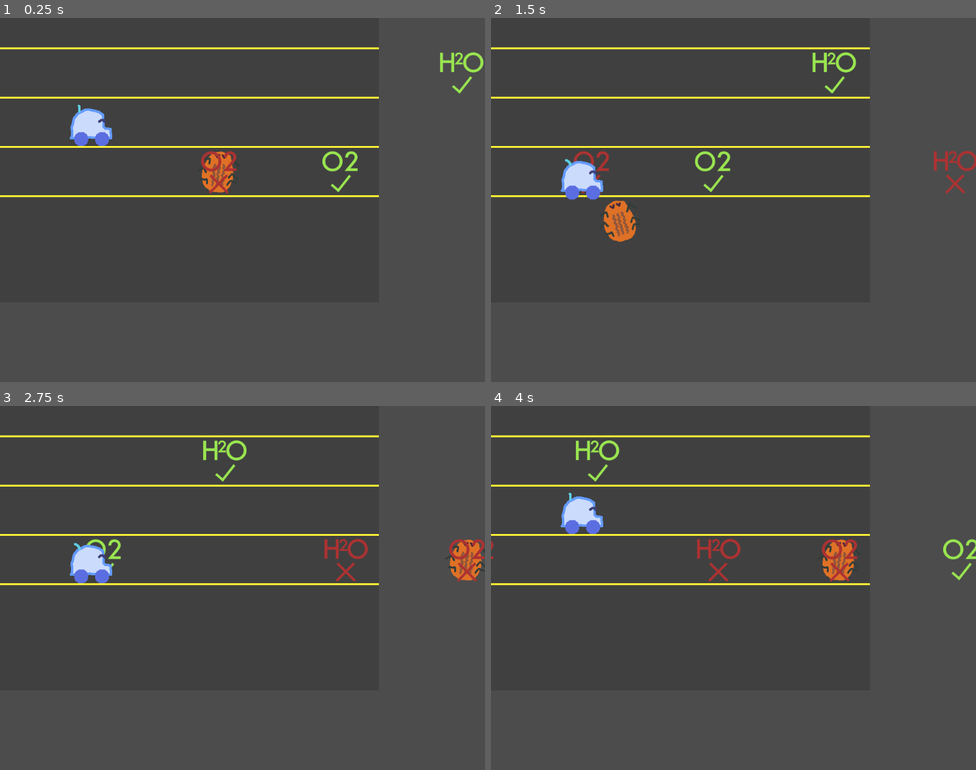
Above: before the commit, frames 1-4 (two rows, left to right).
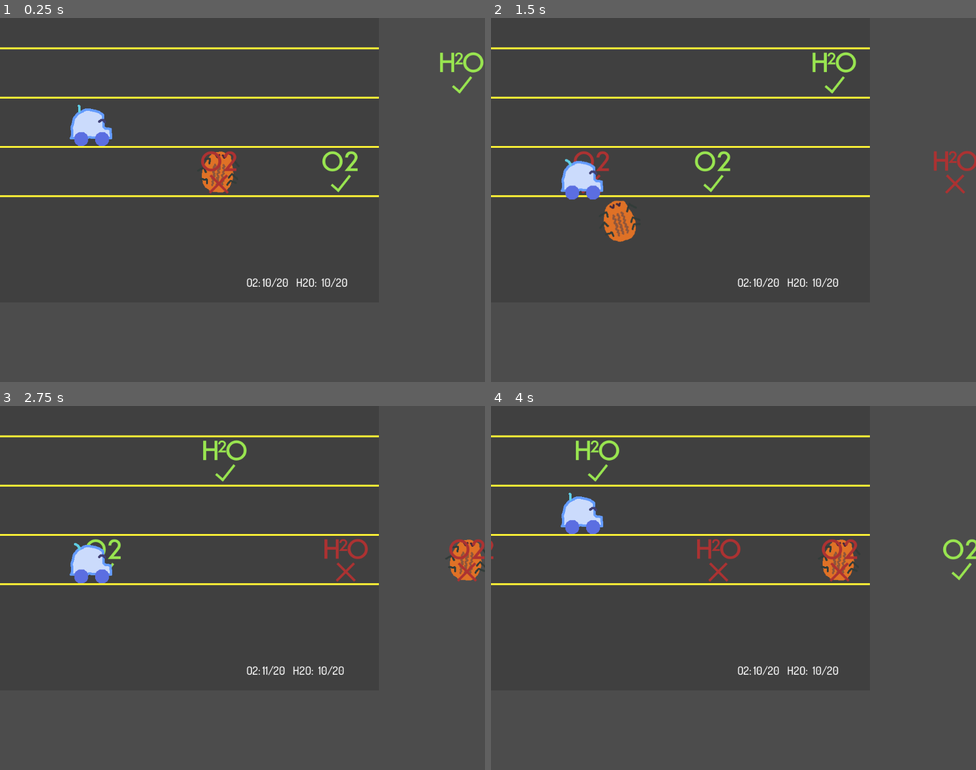
Above: after the commit, the same moments.

Repository: broquaint/eggjam20
Game: Godot game, scene res://scenes/CheckLifeSystems.tscn
Same seed, same stepped clock (60 frames per second), same inputs: the game is played once before the commit and once after it. This scene is started directly instead of the project's main scene.
Inputs:
- Up to frame 1 (0.25 s): no input
- Up to frame 2 (1.5 s): tap Enter (ui_accept) at 0.5, 0.77, 1.07 s; hold Right (move_right) 0.53-1.28 s; hold Down (move_down) from 1.28 s (still down)
- Up to frame 3 (2.75 s): tap Enter (ui_accept) at 1.52, 1.82 s; release Down (move_down) at 2.03 s; hold Right (move_right) from 2.03 s (still down)
- Up to frame 4 (4 s): release Right (move_right) at 2.78 s; hold Up (move_up) 2.78-3.53 s; tap Enter (ui_accept) at 3.02, 3.32, 3.77 s; hold Left (move_left) from 3.53 s (still down)

The runs differ from the first frame. In frame 1, 0.2% of the frame differs, in the area x 50-72%, y 71-74%; in frame 2, 0.2%; in frame 3, 0.2%; in frame 4, 0.2%.

Commit message:
Add scoring to lifesystems check
The chaos is what makes it fun.

Diff:
--- a/scenes/CheckLifeSystems.tscn
+++ b/scenes/CheckLifeSystems.tscn
@@ -1,7 +1,8 @@
-[gd_scene load_steps=6 format=2]
+[gd_scene load_steps=7 format=2]
 
 [ext_resource path="res://assets/images/switcher f2.png" type="Texture" id=1]
 [ext_resource path="res://assets/images/switcher f1.png" type="Texture" id=2]
+[ext_resource path="res://ui.tres" type="Theme" id=3]
 [ext_resource path="res://assets/images/switcher f3.png" type="Texture" id=6]
 [ext_resource path="res://scripts/CheckLifeSystems.gd" type="Script" id=8]
 
@@ -54,3 +55,44 @@
 
 [node name="CollisionPolygon2D" type="CollisionPolygon2D" parent="Bot"]
 polygon = PoolVector2Array( 29, -20, 32, 6, 44, 8, 47, 31, 30, 49, -28, 49, -40, 33, -46, 33, -40, -16, -16, -33, 9, -33 )
+
+[node name="Status" type="HBoxContainer" parent="."]
+margin_left = 520.0
+margin_top = 526.0
+margin_right = 802.0
+margin_bottom = 590.0
+theme = ExtResource( 3 )
+
+[node name="O2" type="Label" parent="Status"]
+margin_top = 16.0
+margin_right = 30.0
+margin_bottom = 47.0
+text = "O2:"
+
+[node name="O2Score" type="Label" parent="Status"]
+margin_left = 34.0
+margin_top = 16.0
+margin_right = 95.0
+margin_bottom = 47.0
+text = "20/20"
+
+[node name="VSeparator2" type="VSeparator" parent="Status"]
+margin_left = 99.0
+margin_right = 107.0
+margin_bottom = 64.0
+
+[node name="H2O" type="Label" parent="Status"]
+margin_left = 111.0
+margin_top = 16.0
+margin_right = 161.0
+margin_bottom = 47.0
+rect_min_size = Vector2( 50, 0 )
+text = "H2O: "
+
+[node name="H2OScore" type="Label" parent="Status"]
+margin_left = 165.0
+margin_top = 16.0
+margin_right = 226.0
+margin_bottom = 47.0
+rect_min_size = Vector2( 60, 0 )
+text = "20/20"
--- a/scripts/CheckLifeSystems.gd
+++ b/scripts/CheckLifeSystems.gd
@@ -6,6 +6,9 @@
 var switch_lanes = [116, 220, 324]
 var all_switches = []
 var all_critters = []
+
+var o2_total = 0
+var h2o_total = 0
 
 onready var switch_scene = load("res://scenes/LifeSystemSwitch.tscn")
 onready var critter_scene = load("res://scenes/Critter.tscn")
@@ -17,10 +20,10 @@
 	return switch
 
 func _ready():
-	randomize()
+#	randomize()
 	$Bot.position = Vector2(192, lanes[current_lane])
 	$Bot/Sprite.playing = true
-#	var switches = [$H2oOn, $H2oOff, $O2On, $O2Off]
+
 	var switches = [
 		make_switch('h2o', true),
 		make_switch('h2o', false),
@@ -28,7 +31,8 @@
 		make_switch('o2', false)
 	]
 	var bag = switches.duplicate()
-	for i in range(1,40):
+
+	for i in range(1,41):
 		var rand_switch = bag[randi() % bag.size()]
 
 		var new_switch = rand_switch.duplicate()
@@ -36,11 +40,15 @@
 		new_switch.visible = true
 		new_switch.connect('body_entered', self, 'switch_entered', [new_switch])
 		new_switch.connect('body_exited', self, 'switch_exited', [new_switch])
-		# TODO make use of this signal for live updates
-		# new_switch.connect('switch_flipped', self, 'system_change')
 		add_child(new_switch)
 		move_child(new_switch, 2)
 		all_switches.append(new_switch)
+
+		match new_switch.system:
+			'o2':
+				o2_total += 1
+			'h2o':
+				h2o_total += 1
 
 		if randi() % 2 == 0 and not new_switch.is_on:
 			var critter = critter_scene.instance()
@@ -63,10 +71,21 @@
 		elif Input.is_action_just_pressed("move_down") and current_lane < 2:
 			current_lane += 1
 			animate_lane_switch()
+
+	var o2_count = 0
+	var h2o_count = 0
 	for switch in all_switches:
 		switch.position.x -= delta * 200
+		match switch.system:
+			'o2':
+				o2_count += 1 if switch.is_on else 0
+			'h2o':
+				h2o_count += 1 if switch.is_on else 0
 	for critter in all_critters:
 		critter.position.x -= delta * 200
+
+	$Status/O2Score.text  = '%d/%d' % [o2_count,  o2_total]
+	$Status/H2OScore.text = '%d/%d' % [h2o_count, h2o_total]
 
 func animate_lane_switch():
 	$SwitchLane.interpolate_property(
--- a/scripts/LifeSystemSwitch.gd
+++ b/scripts/LifeSystemSwitch.gd
@@ -1,8 +1,6 @@
 class_name LifeSystemSwitch
 
 extends Area2D
-
-signal switch_flipped()
 
 var o2_on   : Texture = load("res://assets/images/o2 on.png")
 var o2_off  : Texture = load("res://assets/images/o2 off.png")
@@ -40,5 +38,4 @@
 	$Sprite.texture = self.inverse
 	is_on = not is_on
 	self.modulate = Color('#99e550') if is_on else Color('#ac3232')
-	emit_signal("switch_flipped")
 	print("switch ", system, " was ", not is_on, " now ", is_on)
